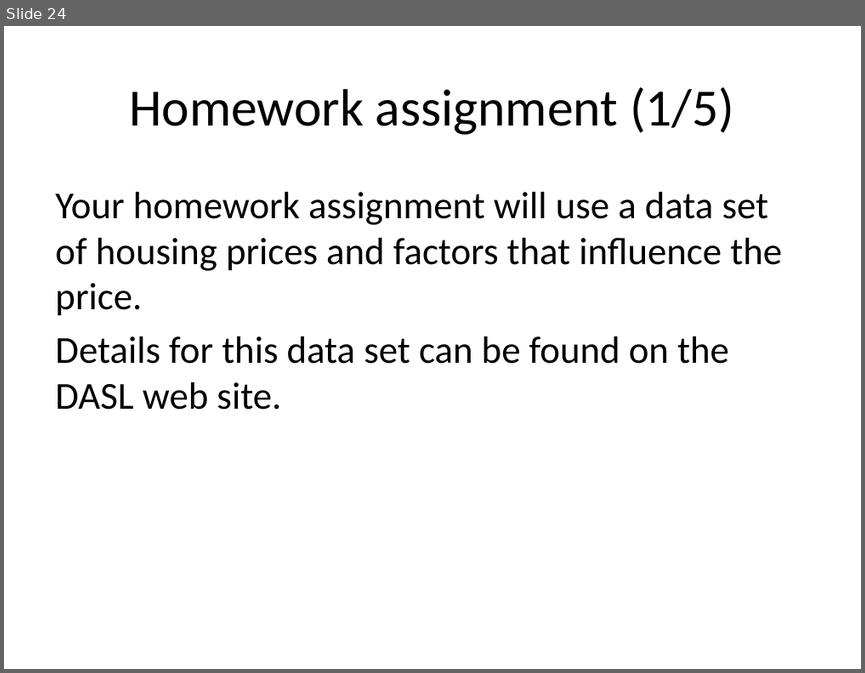
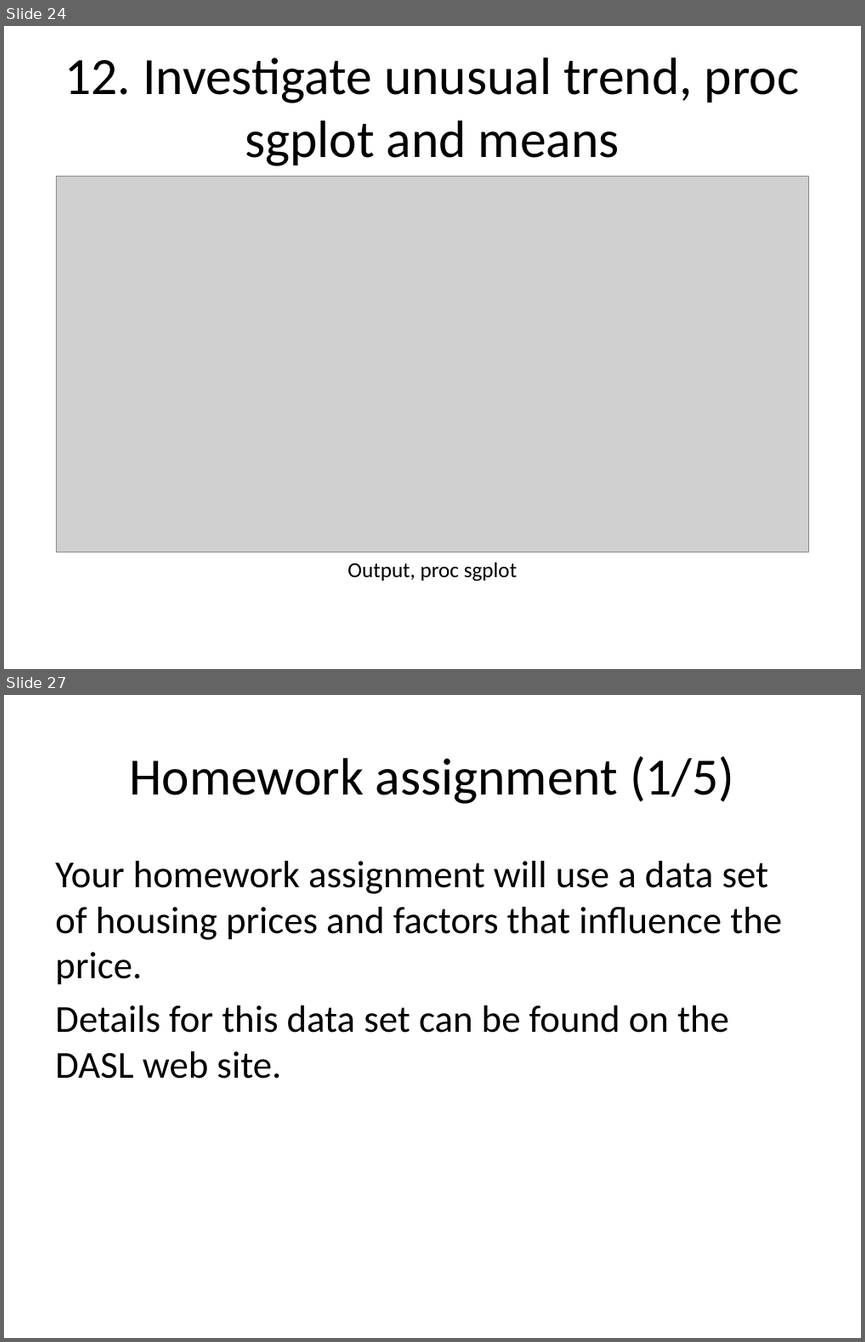
Before and after one commit to pmean/introduction-to-SAS, a slide deck: basics3/src/lecture03.pptx. Shown one above the other, each under a label of ours: slide 24 before the commit, slides 24 and 27 after it; the slides between them are not shown. The pictures are 865x673 and 865x1342 pixels, drawn with LibreOffice and Linux fonts; fonts in the diff are those of the drawing; grey boxes stand for pictures. Boxes give left, top, right and bottom in pixels: in the first picture for what was removed or moved away, otherwise in the second. Text is boxed around its words. In the diff, an @@ line names an element or a change of style, - is before the commit and + after.

```diff
--- a/basics3/src/lecture03.pptx
+++ b/basics3/src/lecture03.pptx
@@ slide 24 added at box(4, 26, 861, 669), background #FFFFFF @@
@@ title added at box(65, 57, 799, 166), 44 pt, text #000000 @@
+12. Investigate unusual trend, proc sgplot and means
@@ picture added at box(56, 176, 809, 552) @@
@@ text added at box(347, 562, 517, 581), 18 pt, text #000000 @@
+Output, proc sgplot
@@ what was slide 24 is now slide 27 @@
```
Also in this commit, not shown: 12 slides changed, 7 other slides added, 5 slides removed, 17 other files.
